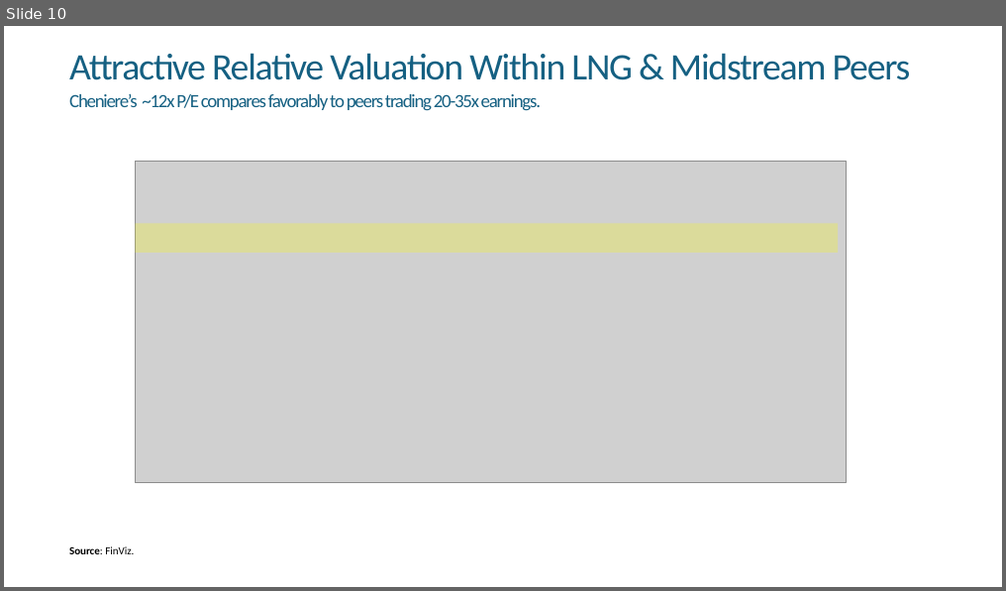
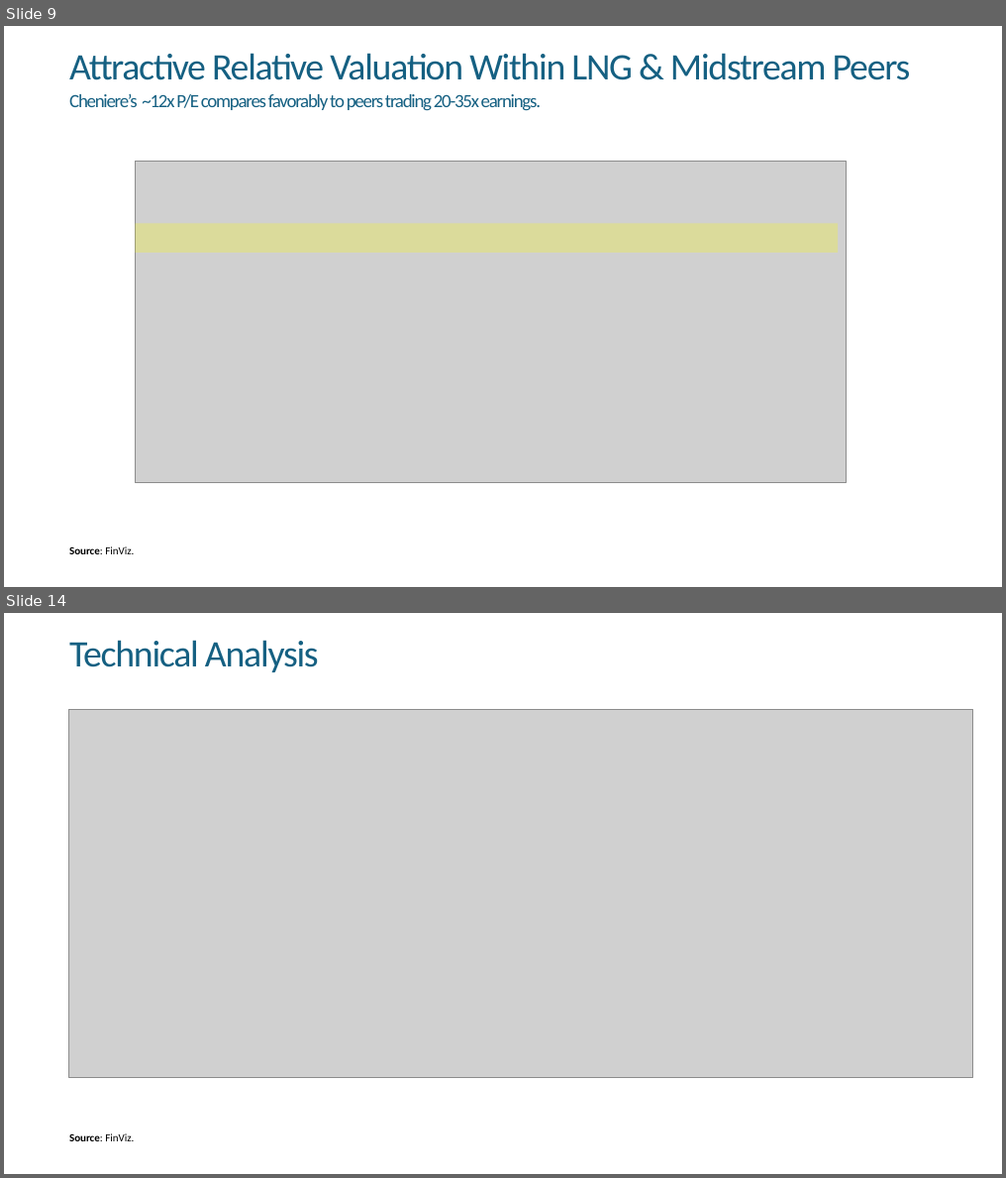
Before and after one commit to aleiva00/phoenix_stockpitch, a slide deck: Phoenix_StockPitch.pptx. Shown one above the other, each under a label of ours: slide 10 before the commit, slides 9 and 14 after it; the slides between them are not shown. The pictures are 1006x591 and 1006x1178 pixels, drawn with LibreOffice and Linux fonts; fonts in the diff are those of the drawing; grey boxes stand for pictures. Boxes give left, top, right and bottom in pixels: in the first picture for what was removed or moved away, otherwise in the second. Text is boxed around its words. In the diff, an @@ line names an element or a change of style, - is before the commit and + after.

```diff
--- a/Phoenix_StockPitch.pptx
+++ b/Phoenix_StockPitch.pptx
@@ slide 14 added at (4, 613, 1002, 1174), background #FFFFFF @@
@@ title added at (69, 640, 319, 672), 36 pt, text #156082 @@
+Technical Analysis
@@ picture added at (69, 710, 973, 1078) @@
@@ text added at (69, 1134, 134, 1142), 10.5 pt, text #000000 @@
+Source: FinViz.
@@ what was slide 10 is now slide 9 @@
```
Also in this commit, not shown: 1 slide changed, 6 other slides added, 3 slides removed, 8 other files.
